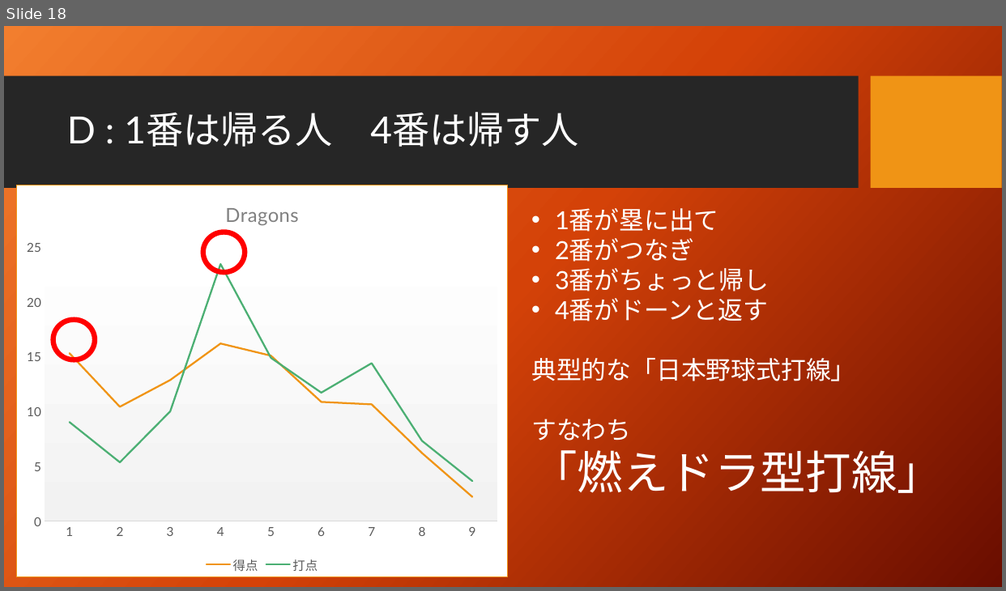
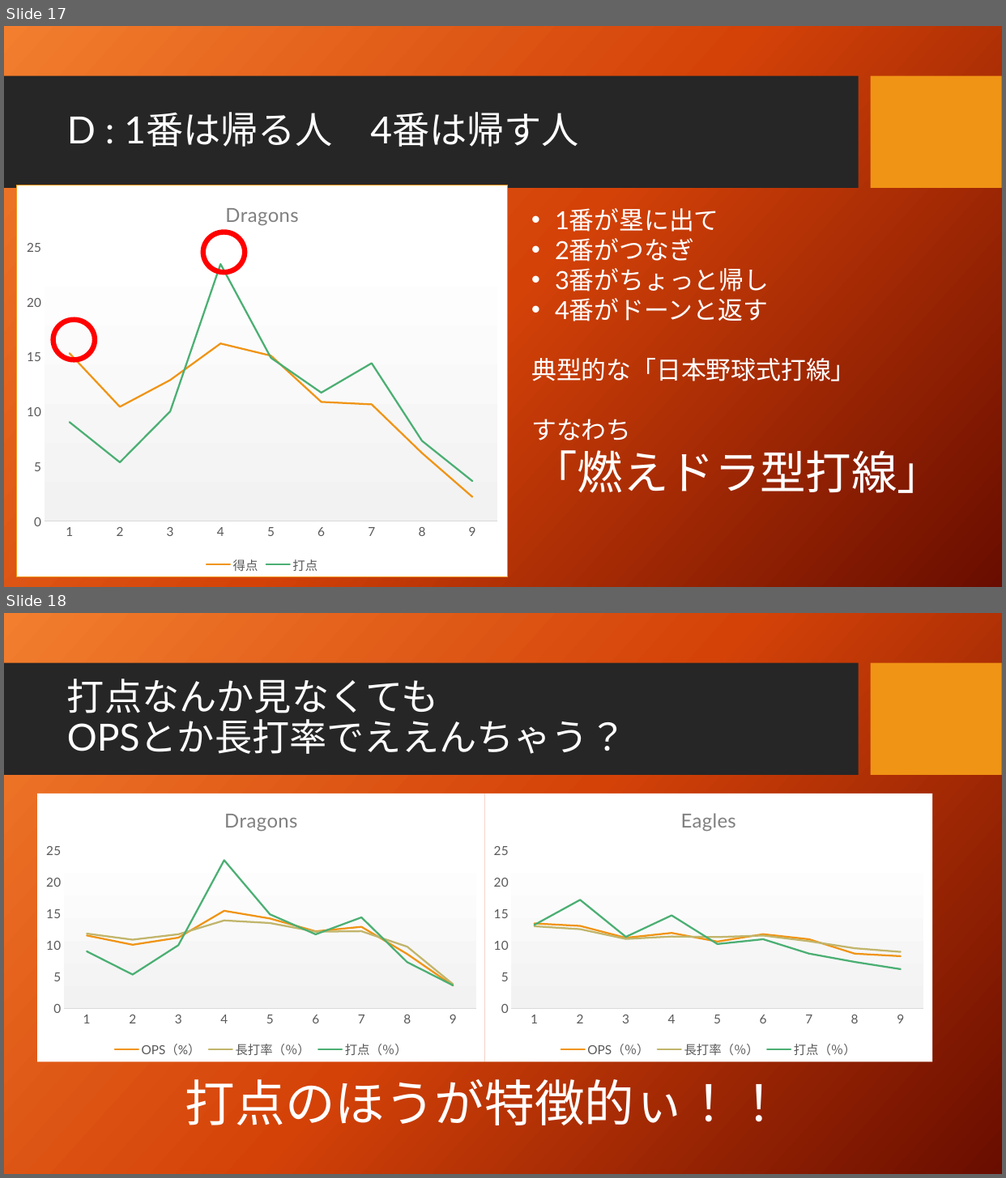
Before and after one commit to taichiw/baseball201712, a slide deck: 2番ペゲーロとは何だったのか.pptx. Shown one above the other, each under a label of ours: slide 18 before the commit, slides 17 and 18 after it. The pictures are 1006x591 and 1006x1178 pixels, drawn with LibreOffice and Linux fonts; fonts in the diff are those of the drawing; background and template pictures are left out. Boxes give left, top, right and bottom in pixels: in the first picture for what was removed or moved away, otherwise in the second. Text is boxed around its words. In the diff, an @@ line names an element or a change of style, - is before the commit and + after.

```diff
--- a/2番ペゲーロとは何だったのか.pptx
+++ b/2番ペゲーロとは何だったのか.pptx
@@ slide 18 added at <box>4,613,1002,1174</box>, background picture (left out); not listed: 2 template elements that a slide beside it also shows @@
@@ title added at <box>67,679,626,754</box>, 36 pt, text #FFFFFF @@
+打点なんか見なくても
+OPSとか長打率でええんちゃう？
@@ line chart added at <box>38,794,485,1063</box> @@
+title "Dragons "
+categories: 1, 2, 3, 4, 5, 6, 7, 8, 9
+OPS（%）: 11.6, 10.1, 11.2, 15.5, 14.2, 12.2, 12.9, 8.6, 3.6
+長打率（％）: 11.9, 10.9, 11.8, 13.9, 13.5, 12.2, 12.2, 9.8, 3.8
+打点（％）: 9, 5.4, 10, 23.5, 14.9, 11.7, 14.4, 7.3, 3.7
@@ line chart added at <box>484,794,932,1063</box> @@
+title "Eagles "
+categories: 1, 2, 3, 4, 5, 6, 7, 8, 9
+OPS（％）: 13.5, 13.1, 11.2, 12, 10.6, 11.8, 11, 8.7, 8.3
+長打率（％）: 13, 12.6, 11, 11.4, 11.3, 11.6, 10.7, 9.5, 9
+打点（％）: 13.2, 17.2, 11.3, 14.7, 10.2, 11, 8.7, 7.4, 6.2
@@ text added at <box>185,1071,784,1135</box>, 48 pt, text #FFFFFF @@
+打点のほうが特徴的ぃ！！
@@ what was slide 18 is now slide 17 @@
```
Also in this commit, not shown: 3 other slides added, 1 other file.
